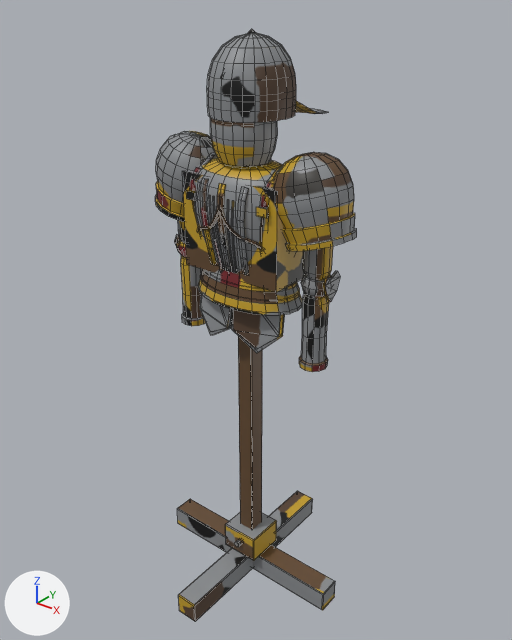
One commit to the FBX model Assets/Models/ArtBible/Items/Late/ParadeArmourOnItsStand/ParadeArmourOnItsStand.fbx: the scene before it, then after it.
The view is the same before and after, from a 50 mm lens placed at (1.318, -1.617, 2.039), pointed at (-0.004, 0.035, 1.014). Lighting does not change. The marker at lower left points along +X, +Y and +Z. The older version comes first. Mesh edges are drawn as thin lines.

In view in the first picture: 'ParadeArmourOnItsStand'.
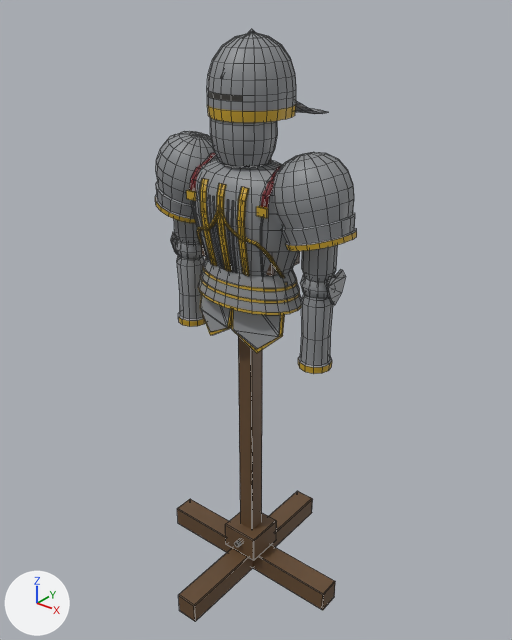
Changed parts and their boxes (x1, y1, x2, y2) in the pictures (512 x 640 px; the box of a moved part takes in the faces that stretch with it):
part 1 of me_paradearmouronitsstand, added
    after: (201, 243, 300, 276)
part 2 of me_paradearmouronitsstand, added
    after: (170, 232, 177, 254)
part 3 of me_paradearmouronitsstand, added
    after: (326, 270, 346, 305)
part 4 of me_paradearmouronitsstand, moved or reshaped
    before: (174, 171, 340, 372)
    after: (174, 179, 338, 374)
part 5 of me_paradearmouronitsstand, surface changed
    both: (155, 29, 357, 617)

Patch to the scene script:
```diff
--- a/Assets/Models/ArtBible/Items/Late/ParadeArmourOnItsStand/ParadeArmourOnItsStand.fbx.py
+++ b/Assets/Models/ArtBible/Items/Late/ParadeArmourOnItsStand/ParadeArmourOnItsStand.fbx.py
@@ me_paradearmouronitsstand @@
 # used by ob_paradearmouronitsstand; location = (0.0, 0.0, 0.0)
-me_paradearmouronitsstand.from_pydata(...)  # 2119 vertices, 1981 faces; spans x -0.37..0.37, y -0.36..0.36, z 0.0..1.91
+me_paradearmouronitsstand.from_pydata(...)  # 2155 vertices, 2011 faces; spans x -0.37..0.37, y -0.36..0.36, z 0.0..1.91
+# me_paradearmouronitsstand part 1: a new loose piece, a box spanning x -0.14..0.14, y -0.07..0.07, z 1.24..1.48, in mat_paradearmouronitsstand
+# me_paradearmouronitsstand part 2: the loose piece of 16 vertices spanning x -0.3..-0.29, y -0.03..0.05, z 1.18..1.26 is copied, and the copy is moved by (-0.01, 0.0, 0.0); it spans x -0.32..-0.31, y -0.04..0.06, z 1.17..1.27
+# me_paradearmouronitsstand part 3: the loose piece of 16 vertices spanning x 0.29..0.3, y -0.03..0.05, z 1.18..1.26 is copied, and the copy is moved by (0.01, 0.0, 0.0); it spans x 0.31..0.32, y -0.04..0.06, z 1.17..1.27
+# me_paradearmouronitsstand part 4: 182 vertices moved from x -0.3..0.3, y -0.11..0.05, z 0.95..1.46 to x -0.31..0.31, y -0.11..0.06, z 0.95..1.46; 82 vertices removed from x -0.3..0.3, y -0.1..0.1, z 1.18..1.51; 78 vertices added at x -0.31..0.31, y -0.13..0.04, z 1.17..1.51
+# me_paradearmouronitsstand part 5: 1582 kept faces spanning x -0.37..0.37, y -0.36..0.36, z 0.0..1.91 get new texture (UV) coordinates
 me_paradearmouronitsstand.materials.append(mat_paradearmouronitsstand)
```
